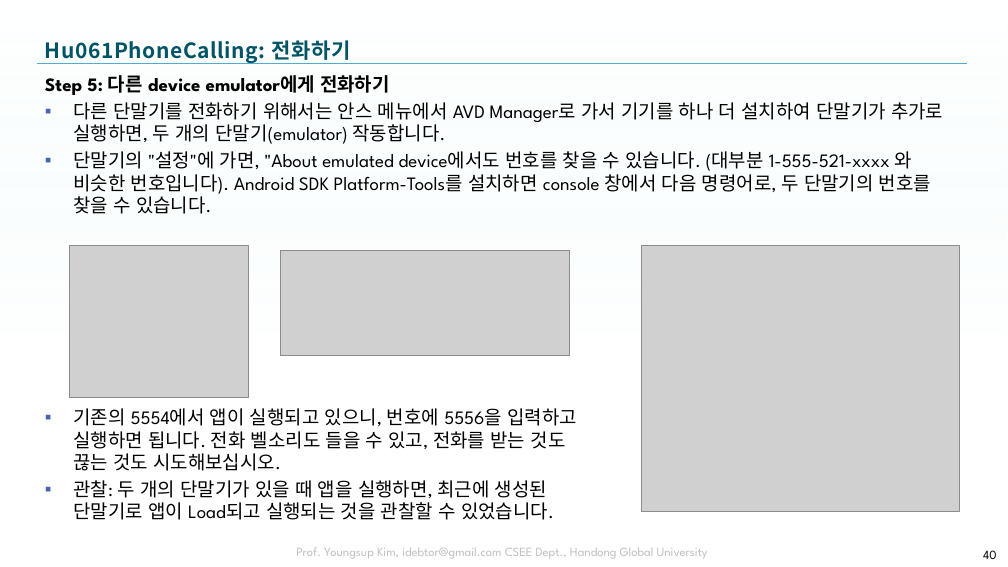
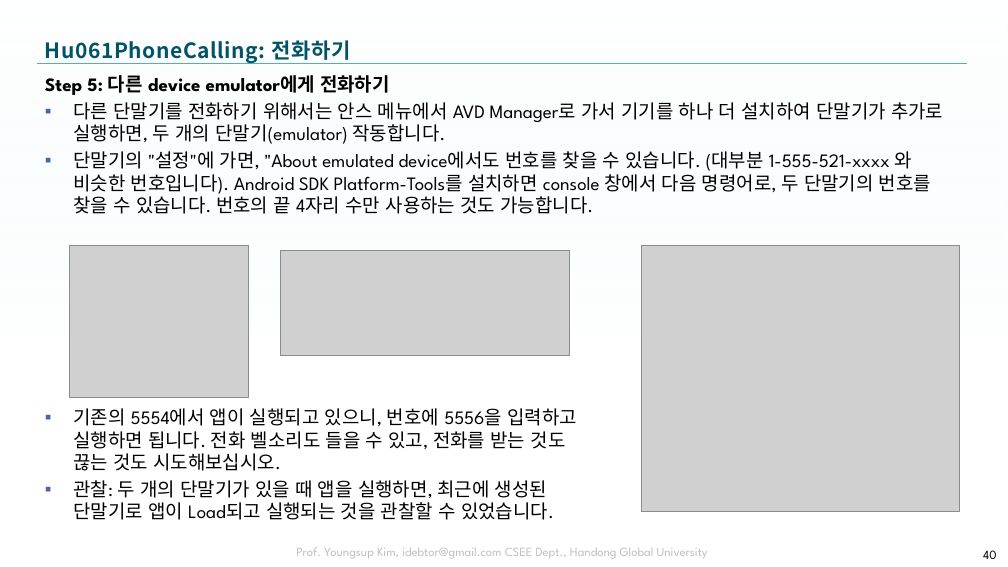
Before and after one commit to tae7841/HuStarAS, a slide deck: slide 40 of ppts/06Service.pptx. Drawn at 1008x567 pixels with LibreOffice and Linux fonts; fonts in the diff are those of the drawing; grey boxes stand for pictures; background and template pictures are left out. Boxes give left, top, right and bottom in pixels: in the first picture for what was removed or moved away, otherwise in the second. Text is boxed around its words. In the diff, an @@ line names an element or a change of style, - is before the commit and + after.

```diff
--- a/ppts/06Service.pptx
+++ b/ppts/06Service.pptx
@@ text at bbox=[73, 151, 931, 214]: text changed @@
-▪ 단말기의 "설정"에 가면, "About emulated device에서도 번호를 찾을 수 있습니다. (대부분 1-555-521-xxxx 와 비슷한 번호입니다). Android SDK Platform-Tools를 설치하면 console 창에서 다음 명령어로, 두 단말기의 번호를 찾을 수 있습니다.
+▪ 단말기의 "설정"에 가면, "About emulated device에서도 번호를 찾을 수 있습니다. (대부분 1-555-521-xxxx 와 비슷한 번호입니다). Android SDK Platform-Tools를 설치하면 console 창에서 다음 명령어로, 두 단말기의 번호를 찾을 수 있습니다. 번호의 끝 4자리 수만 사용하는 것도 가능합니다.
```
Also in this commit, not shown: 1 slide removed.
